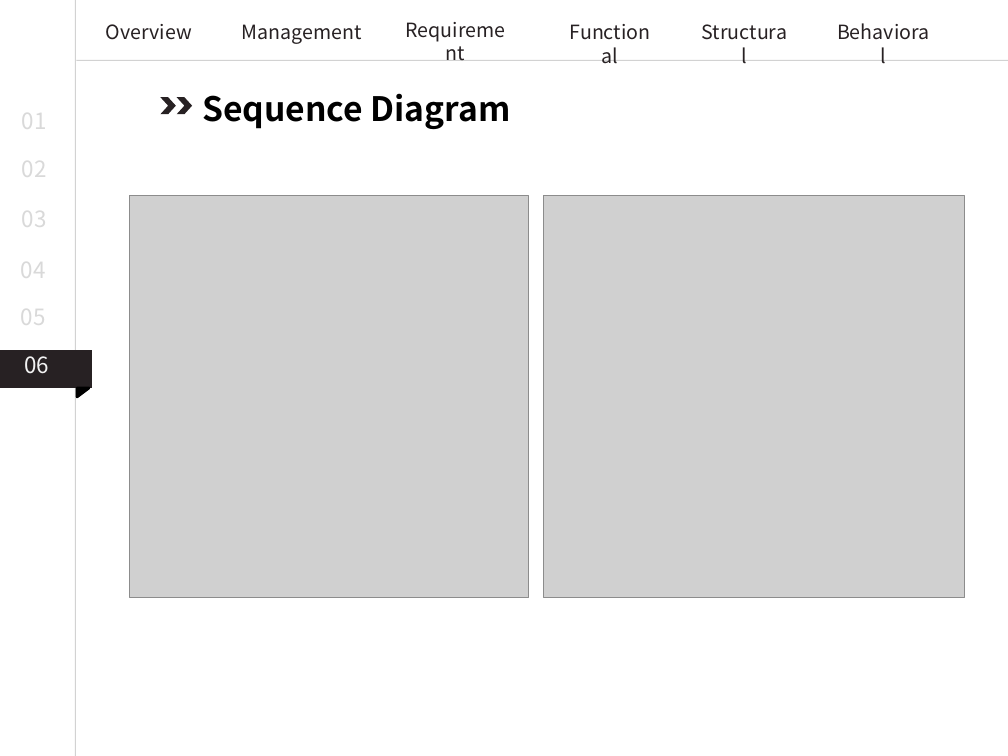
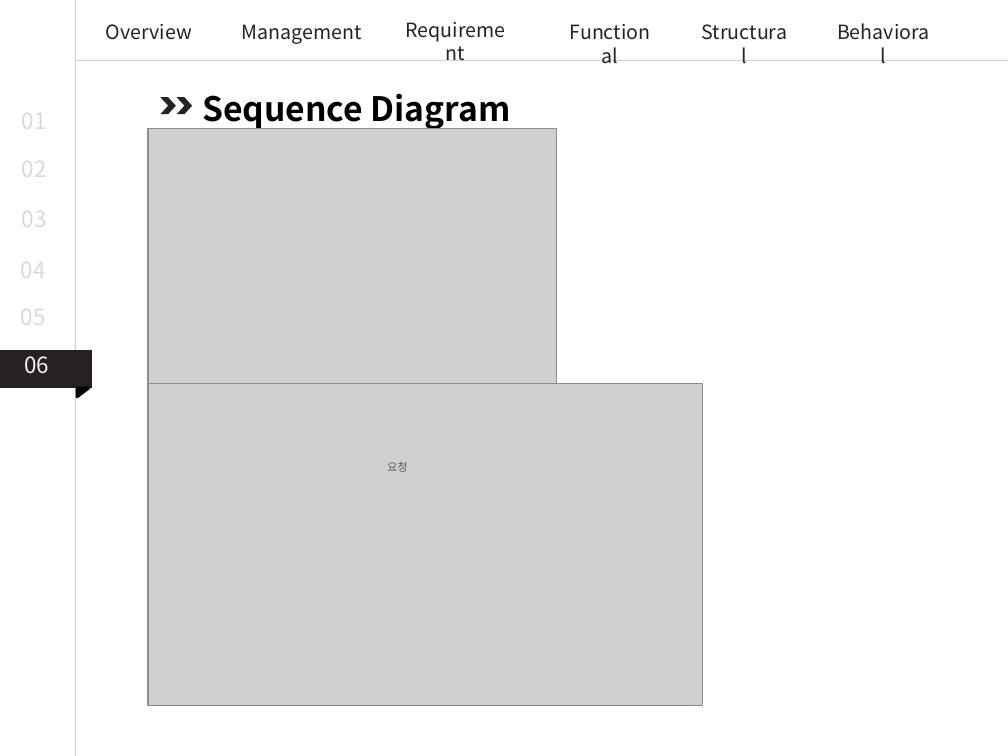
Before and after one commit to JoDongHyuen/KNUSD-20202-Team1, a slide deck: slide 32 of 11월 9일 회의내용/시스템 상세설계.pptx (slide 33 before the commit). Drawn at 1008x756 pixels with LibreOffice and Linux fonts; fonts in the diff are those of the drawing; grey boxes stand for pictures. Boxes give left, top, right and bottom in pixels: in the first picture for what was removed or moved away, otherwise in the second. Text is boxed around its words. In the diff, an @@ line names an element or a change of style, - is before the commit and + after.

```diff
--- a/11월 9일 회의내용/시스템 상세설계.pptx
+++ b/11월 9일 회의내용/시스템 상세설계.pptx
@@ picture added at (x1=148, y1=128, x2=556, y2=391) @@
@@ picture removed at (x1=130, y1=196, x2=529, y2=598) @@
@@ picture removed at (x1=543, y1=196, x2=965, y2=598) @@
@@ picture added at (x1=148, y1=384, x2=703, y2=706) @@
@@ text added at (x1=387, y1=462, x2=408, y2=472), 8 pt, text #595959 @@
+요청
@@ line added from (151, 706) to (688, 706), #808080 1 pt @@
```
Also in this commit, not shown: 8 other slides changed, 1 slide added.
